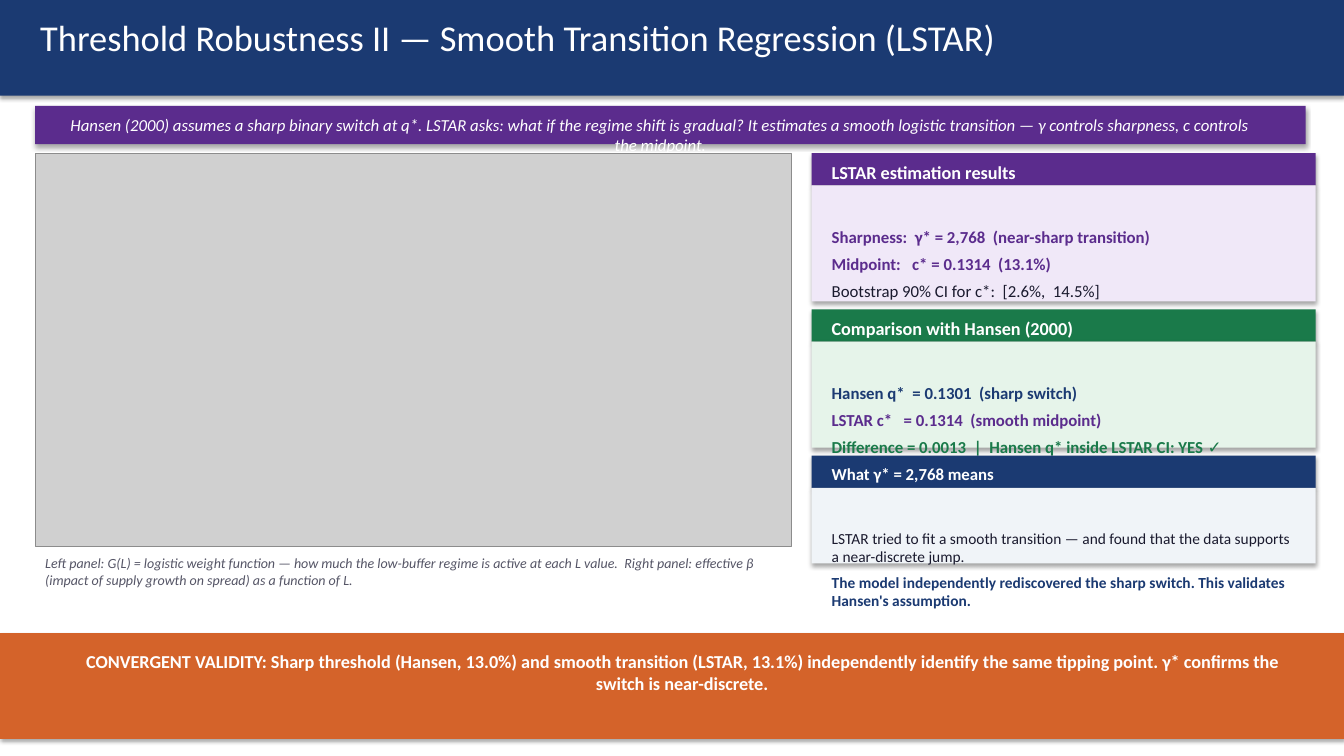
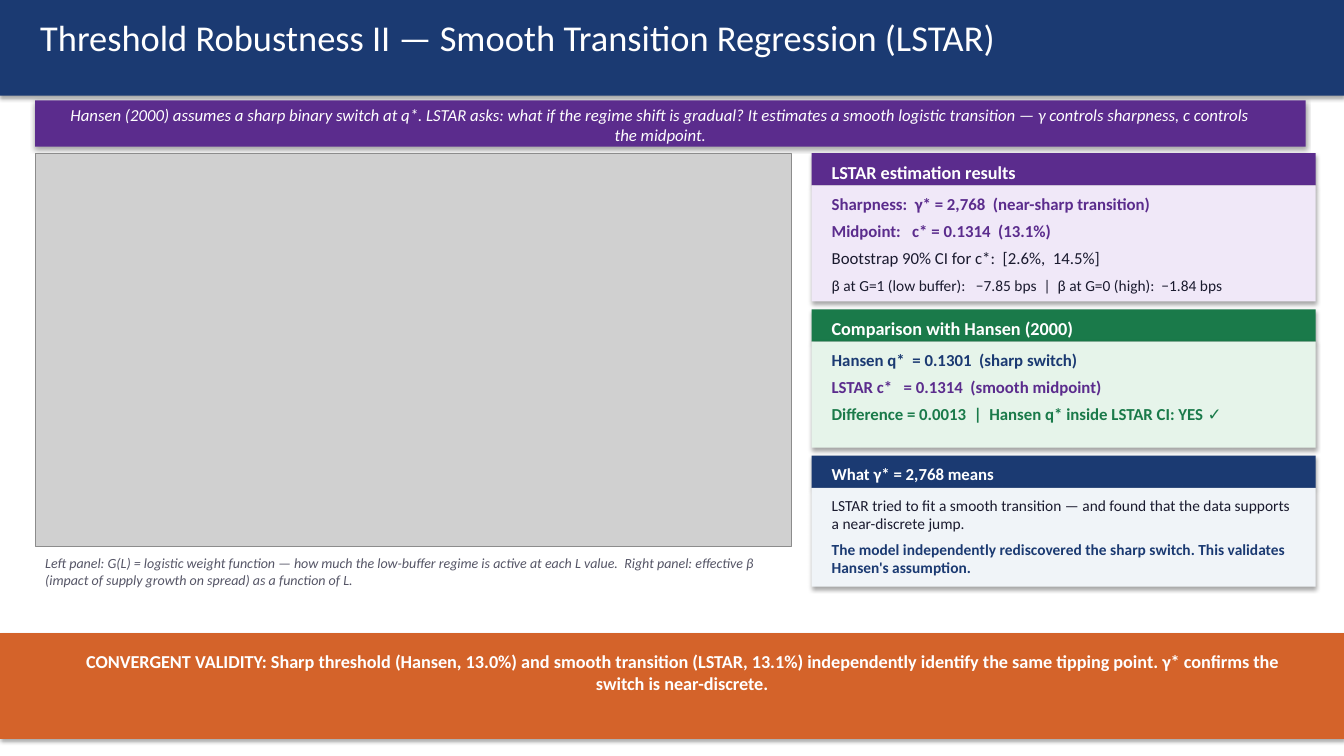
Before and after one commit to kimmireu0921/Stablecoins-and-the-Exorbitant-Privilege, a slide deck: slide 5 of presentations/0602_Stablecoin_Exorbitant_Privilege.pptx. Drawn at 1344x756 pixels with LibreOffice and Linux fonts; fonts in the diff are those of the drawing; grey boxes stand for pictures. Boxes give left, top, right and bottom in pixels: in the first picture for what was removed or moved away, otherwise in the second. Text is boxed around its words. In the diff, an @@ line names an element or a change of style, - is before the commit and + after.

Commit message:
fonts fixed

```diff
--- a/presentations/0602_Stablecoin_Exorbitant_Privilege.pptx
+++ b/presentations/0602_Stablecoin_Exorbitant_Privilege.pptx
@@ rectangle: place and size @@
-rectangle at (35, 106, 1306, 144)
+rectangle at (35, 101, 1306, 147)
@@ text "Hansen (2000) assumes a sharp ...": place and size @@
-text "Hansen (2000) assumes a sharp ..." at (70, 119, 1248, 154)
+text "Hansen (2000) assumes a sharp ..." at (70, 109, 1248, 144)
@@ text at (832, 197, 1150, 213): less space between paragraphs @@
@@ text at (832, 353, 1077, 369): less space between paragraphs @@
@@ rectangle: place and size @@
-rectangle at (812, 488, 1316, 564)
+rectangle at (812, 488, 1316, 587)
@@ text at (832, 500, 1290, 532): less space between paragraphs @@
```
Also in this commit, not shown: 3 other slides changed.
